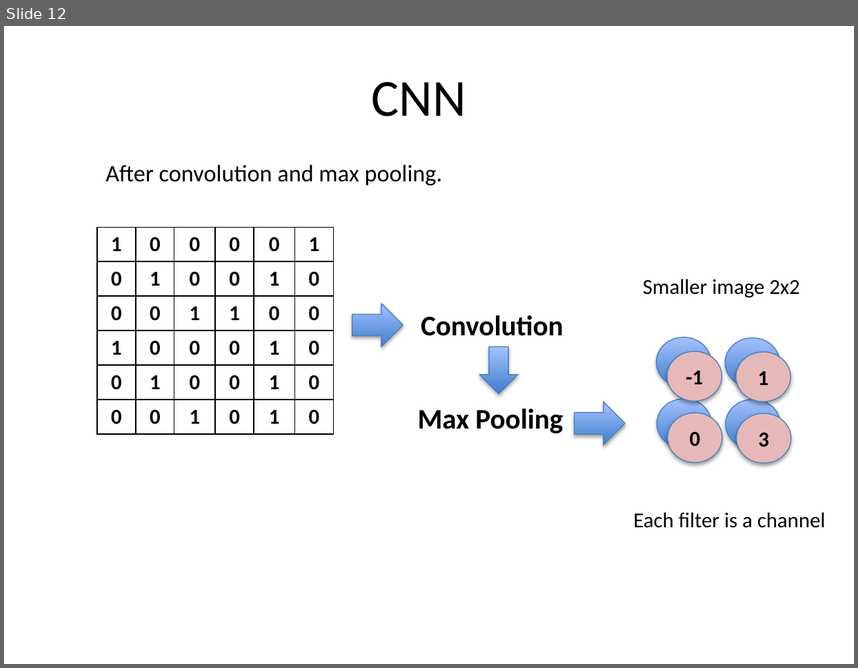
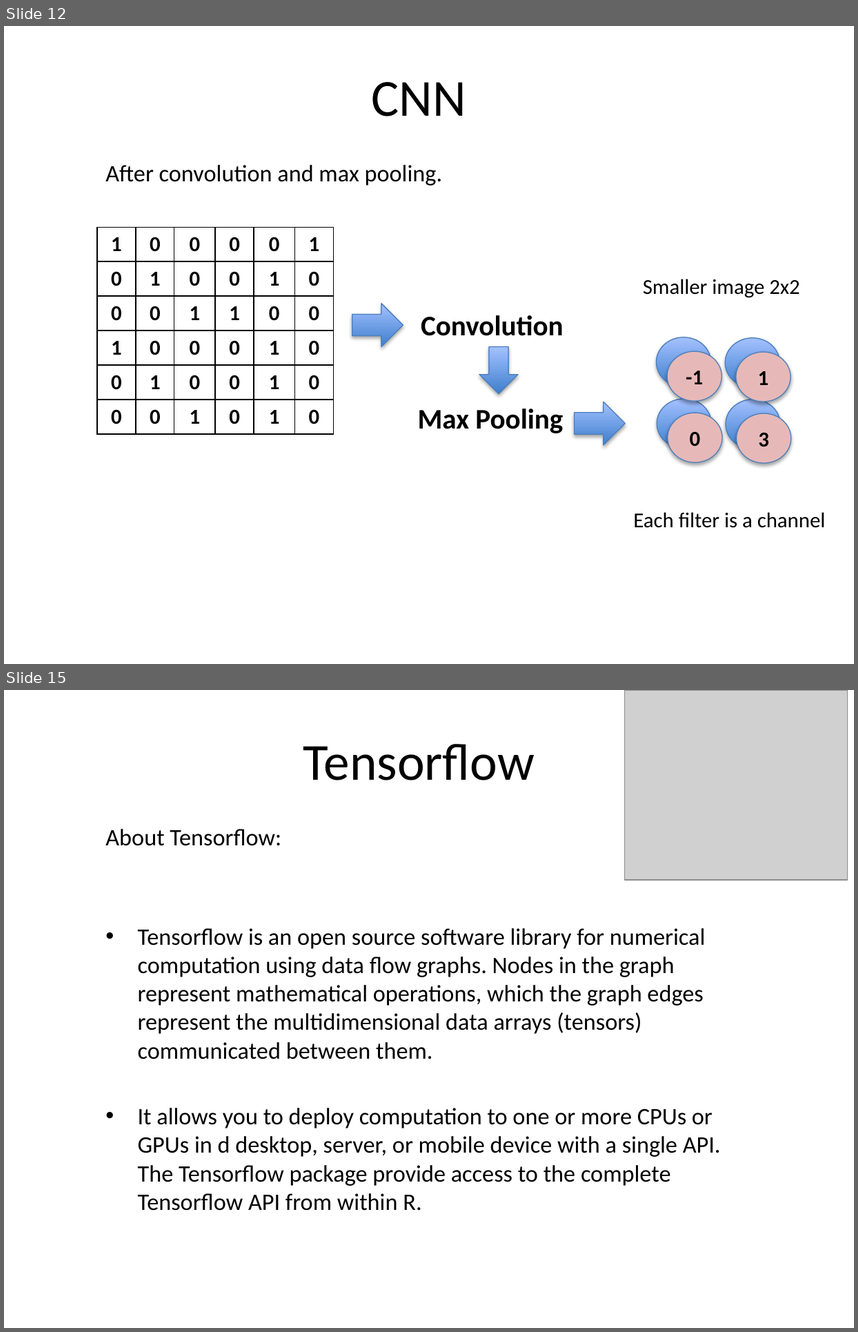
Before and after one commit to haozhestat/DeepLearning-Tensorflow, a slide deck: presentation.pptx. Shown one above the other, each under a label of ours: slide 12 before the commit, slides 12 and 15 after it; the slides between them are not shown. The pictures are 858x668 and 858x1332 pixels, drawn with LibreOffice and Linux fonts; fonts in the diff are those of the drawing; grey boxes stand for pictures. Boxes give left, top, right and bottom in pixels: in the first picture for what was removed or moved away, otherwise in the second. Text is boxed around its words. In the diff, an @@ line names an element or a change of style, - is before the commit and + after.

```diff
--- a/presentation.pptx
+++ b/presentation.pptx
@@ slide 15 added at (x1=4, y1=690, x2=854, y2=1328), background #FFFFFF @@
@@ picture added at (x1=624, y1=690, x2=847, y2=880) @@
@@ title added at (x1=303, y1=744, x2=535, y2=780), 44 pt, text #000000 @@
+Tensorflow
@@ subtitle added at (x1=105, y1=829, x2=721, y2=1210), 20 pt, text #000000 @@
+About Tensorflow:
+• Tensorflow is an open source software library for numerical computation using data flow graphs. Nodes in the graph represent mathematical operations, which the graph edges represent the multidimensional data arrays (tensors) communicated between them.
+• It allows you to deploy computation to one or more CPUs or GPUs in d desktop, server, or mobile device with a single API. The Tensorflow package provide access to the complete Tensorflow API from within R.
```
Also in this commit, not shown: 1 slide changed, 10 other slides added, 1 slide removed.
